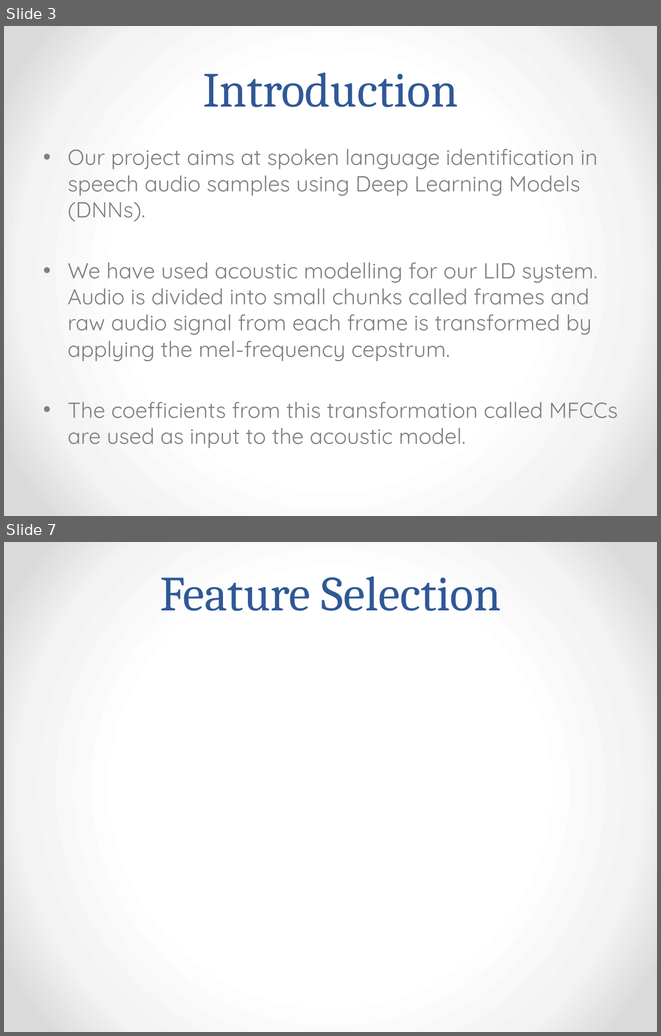
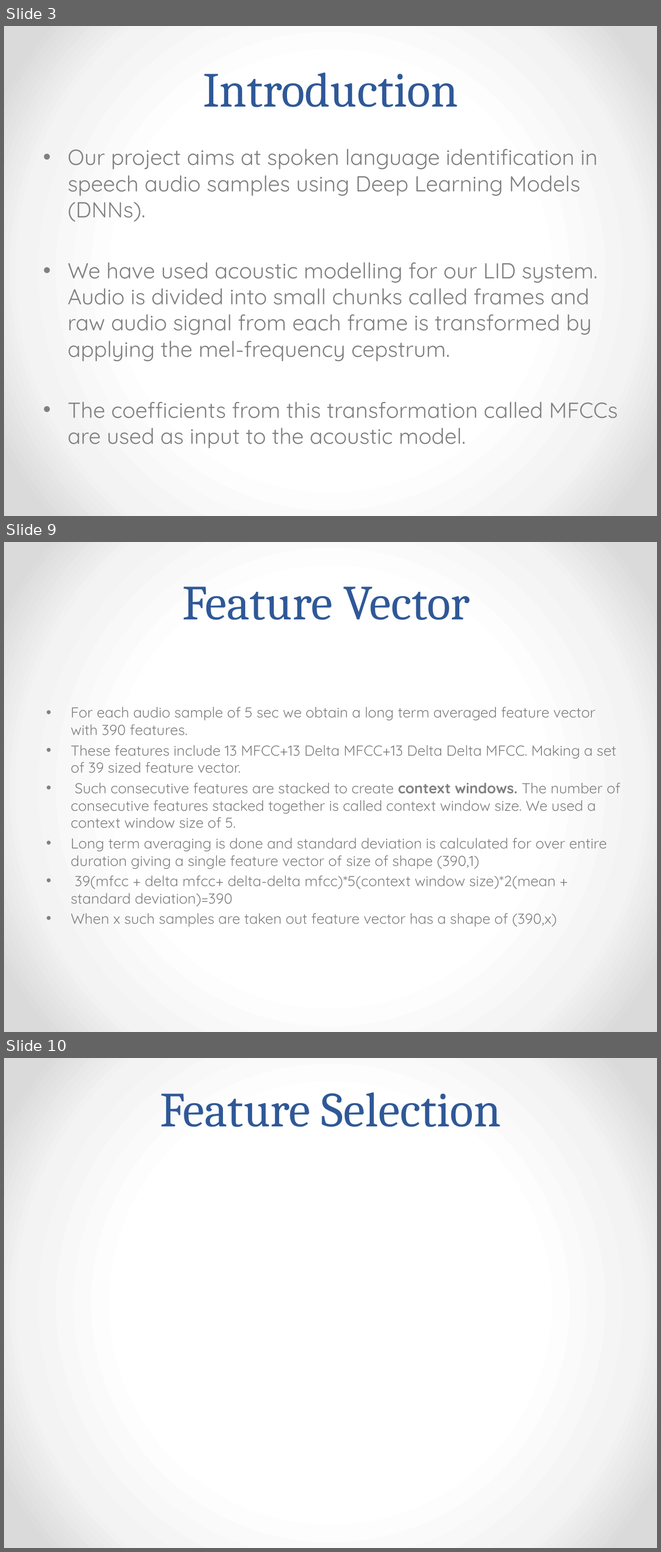
Before and after one commit to AudioExtractors/LanguageDetection, a slide deck: Docs/Presentation.pptx. Shown one above the other, each under a label of ours: slides 3 and 7 before the commit, slides 3, 9 and 10 after it; the slides between them are not shown. The pictures are 661x1036 and 661x1552 pixels, drawn with LibreOffice and Linux fonts; fonts in the diff are those of the drawing; grey boxes stand for pictures. Boxes give left, top, right and bottom in pixels: in the first picture for what was removed or moved away, otherwise in the second. Text is boxed around its words. In the diff, an @@ line names an element or a change of style, - is before the commit and + after.

```diff
--- a/Docs/Presentation.pptx
+++ b/Docs/Presentation.pptx
@@ slide 9 added at <box>4,542,657,1032</box>, background gradient #FFFFFF to #F4F4F4 to #DADADA @@
@@ title added at <box>182,587,470,620</box>, 54 pt, text #2F5897 @@
+Feature Vector
@@ text added at <box>71,707,620,927</box>, 16 pt, text #808080 @@
+• For each audio sample of 5 sec we obtain a long term averaged feature vector with 390 features.
+• These features include 13 MFCC+13 Delta MFCC+13 Delta Delta MFCC. Making a set of 39 sized feature vector.
+• Such consecutive features are stacked to create context windows. The number of consecutive features stacked together is called context window size. We used a context window size of 5.
+• Long term averaging is done and standard deviation is calculated for over entire duration giving a single feature vector of size of shape (390,1)
+• 39(mfcc + delta mfcc+ delta-delta mfcc)*5(context window size)*2(mean + standard deviation)=390
+• When x such samples are taken out feature vector has a shape of (390,x)
@@ what was slide 7 is now slide 10 @@
```
Also in this commit, not shown: 2 slides changed, 15 other slides added, 2 slides removed.
